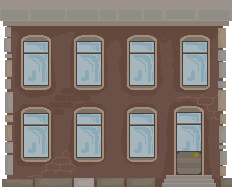
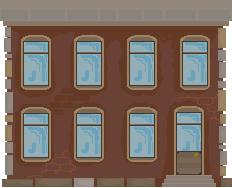
Comparing the layer stacks of the two 232 x 188 images. Changes:
added layer "Сочность 2" (1st of 2) above "Слой 2" over [0, 0, 232, 187]
hid "Сочность 2" (2nd of 2) over [0, 0, 232, 187]
